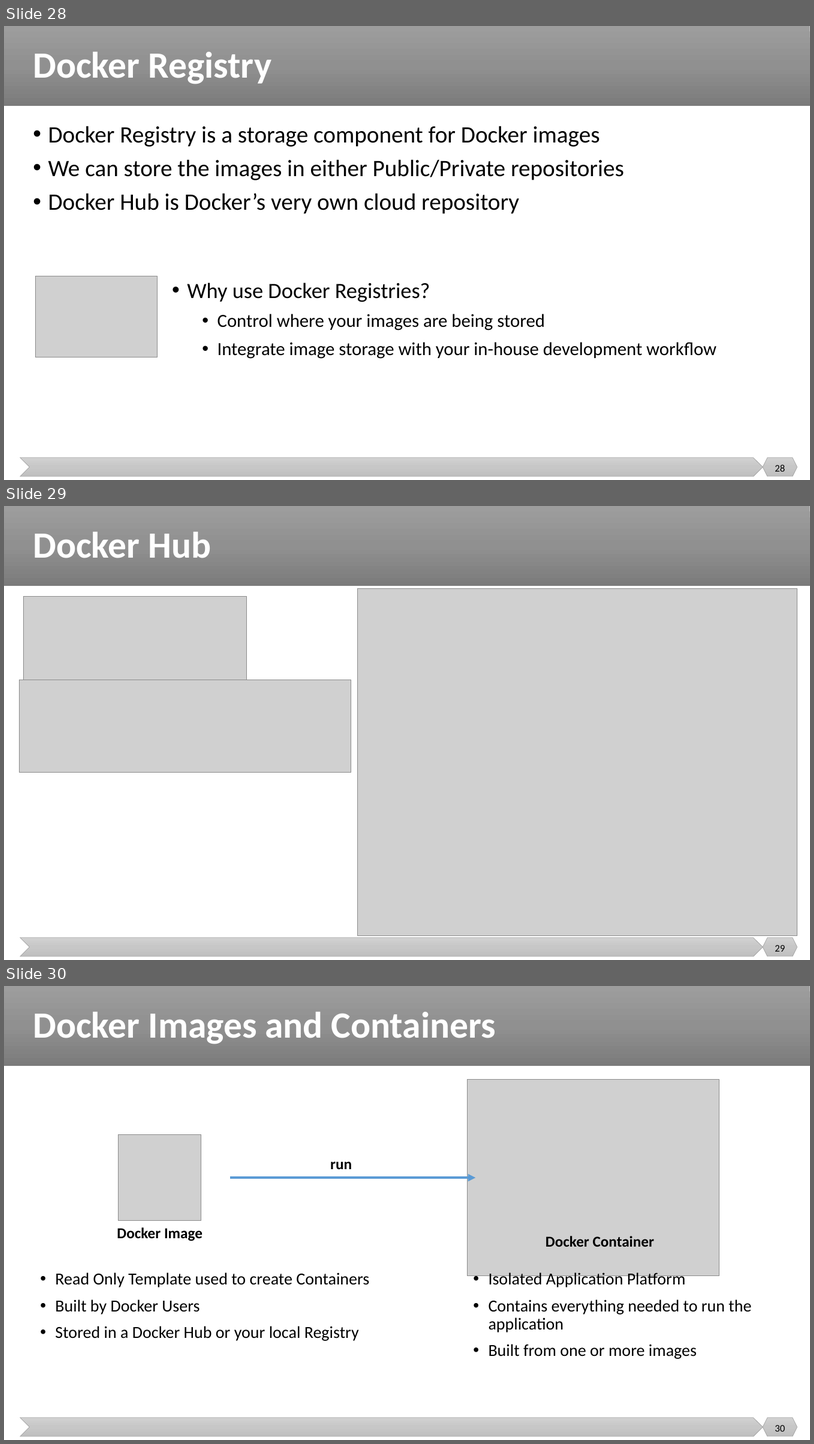
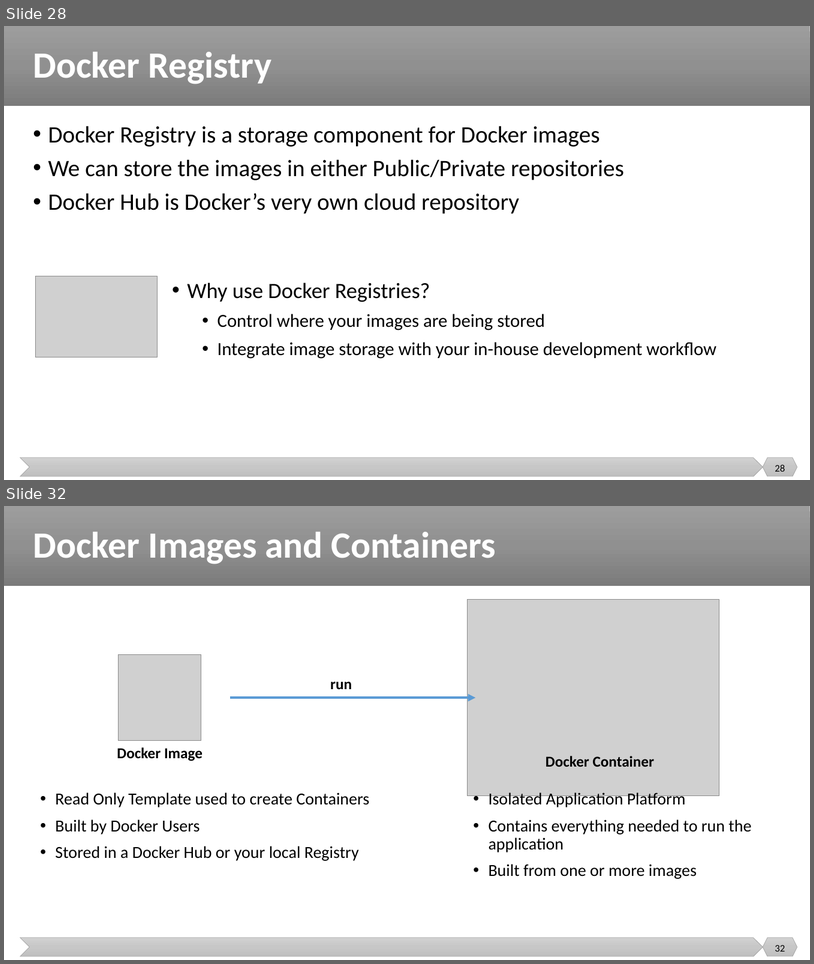
Before and after one commit to malenezi/malenezi, a slide deck: SE489/Lectures/4-Containerization/Containerization.pptx. Shown one above the other, each under a label of ours: slides 28, 29 and 30 before the commit, slides 28 and 32 after it; the slides between them are not shown. The pictures are 814x1444 and 814x964 pixels, drawn with LibreOffice and Linux fonts; fonts in the diff are those of the drawing; grey boxes stand for pictures. Boxes give left, top, right and bottom in pixels: in the first picture for what was removed or moved away, otherwise in the second. Text is boxed around its words. In the diff, an @@ line names an element or a change of style, - is before the commit and + after.

```diff
--- a/SE489/Lectures/4-Containerization/Containerization.pptx
+++ b/SE489/Lectures/4-Containerization/Containerization.pptx
@@ slide 29 removed at (4, 506, 810, 960), background #FFFFFF; not listed: 3 template elements that a slide beside it also shows @@
@@ title removed at (33, 532, 212, 558) @@
-Docker Hub
@@ picture removed at (358, 588, 798, 936) @@
@@ picture removed at (24, 596, 246, 688) @@
@@ picture removed at (20, 679, 351, 772) @@
@@ page number removed at (775, 945, 785, 951) @@
-29
@@ what was slide 30 is now slide 32 @@
@@ page number at (775, 945, 785, 951): text changed @@
-30
+32
```
Also in this commit, not shown: 1 slide changed, 3 slides added.
